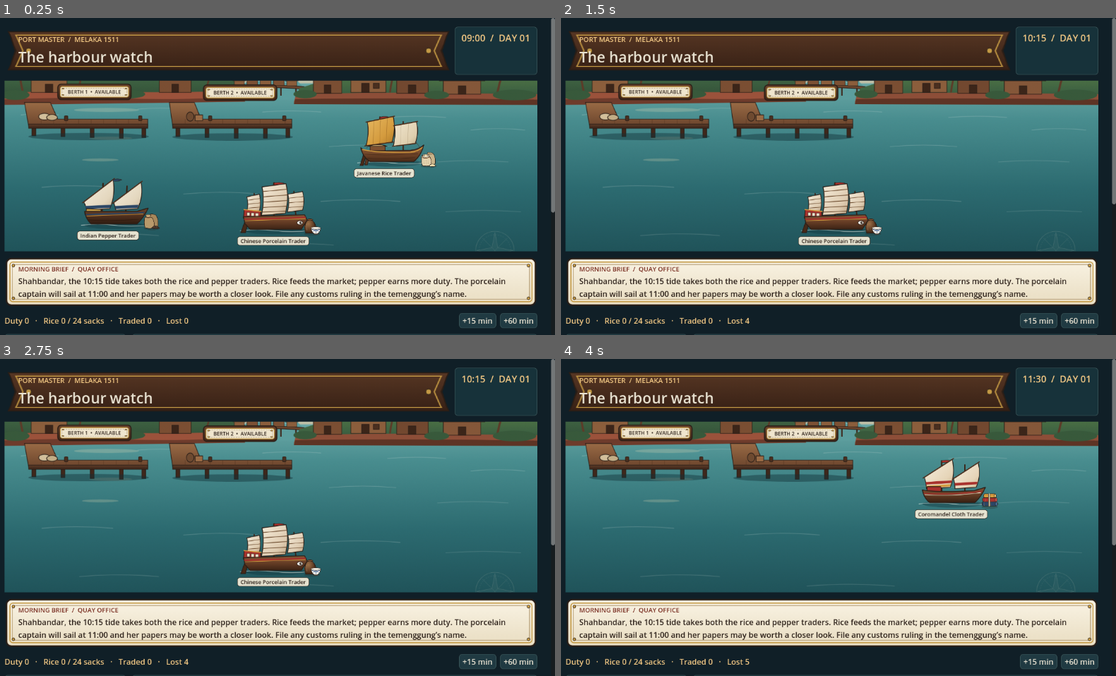
Above: before the commit, frames 1-4 (two rows, left to right).
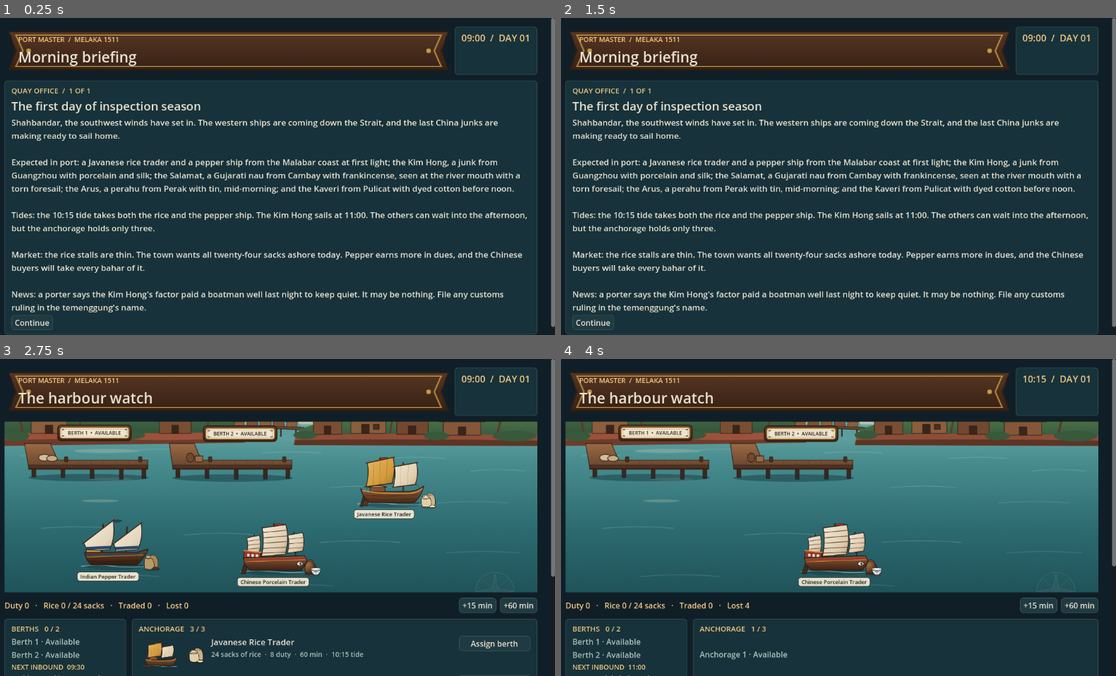
Above: after the commit, the same moments.

Repository: amylhk/port-master
Game: Godot game, scene res://scenes/harbour.tscn
Two runs of this game, one before a commit and one after it. Both use one fixed random seed, a clock stepped at 60 frames per second and the inputs below.
Inputs (mouse positions are in pixels of both pictures, inside the frame that each line leads up to):
- Up to frame 1 (0.25 s): no input
- Up to frame 2 (1.5 s): click (1038, 319) at 0.5 s, where only the run before the commit has a clickable "+15 min"; click (1077, 319) at 1.25 s, where only the run before the commit has a clickable "+60 min"
- Up to frame 3 (2.75 s): click (33, 663) at 2 s, where only the run after the commit has a clickable "Continue"
- Up to frame 4 (4 s): click "+15 min" at 2.75 s; click "+60 min" at 3.5 s

The runs differ from the first frame. In frame 1, 68% of the frame differs, in the area x 0-100%, y 10-100%; in frame 2, 68%, in the area x 0-100%, y 5-100%; in frame 3, 19%; in frame 4, 19%.

Commit message:
Play morning briefings from settled outcomes and fix unsupported flags
Co-Authored-By: Amy Lui <amyluihokwan@gmail.com>

Diff:
--- a/scripts/harbour.gd
+++ b/scripts/harbour.gd
@@ -84,19 +84,19 @@
     var heading := _panel(header, _scenario_art("banner"))
     heading.get_parent().size_flags_horizontal = Control.SIZE_EXPAND_FILL
     _label(heading, "PORT MASTER  /  MELAKA 1511", 14, GOLD)
-    var event := day.current_event()
+    var story := day.current_story()
     var heading_text := "The harbour watch"
     if inspecting:
         heading_text = "Detailed Inspection"
-    elif not event.is_empty():
-        heading_text = "Evening at the port"
+    elif not story.is_empty():
+        heading_text = "Evening at the port" if day.closed() else "Morning briefing"
     _label(heading, heading_text, 30)
     var watch := _panel(header)
     _label(watch, "%s  /  DAY %02d" % [PortDay.clock(day.minute_of_day), day.day_number], 19, GOLD)
     if inspecting:
         _render_inspection()
-    elif not event.is_empty():
-        _render_evening(event)
+    elif not story.is_empty():
+        _render_story(story)
     elif day.closed():
         _render_settlement()
     else:
@@ -105,10 +105,11 @@
 
 func _render_harbour() -> void:
     _render_view()
-    var paper := _texture(_scenario_art("panel")) != null
-    var brief := _panel(content, _scenario_art("panel"))
-    _label(brief, "MORNING BRIEF  /  QUAY OFFICE", 13, PAPER_RED if paper else GOLD)
-    _label(brief, day.scenario["briefing"], 16, PAPER_INK if paper else INK, true)
+    if day.story_queue.is_empty():
+        var paper := _texture(_scenario_art("panel")) != null
+        var brief := _panel(content, _scenario_art("panel"))
+        _label(brief, "MORNING BRIEF  /  QUAY OFFICE", 13, PAPER_RED if paper else GOLD)
+        _label(brief, day.scenario["briefing"], 16, PAPER_INK if paper else INK, true)
     var controls := HBoxContainer.new()
     controls.add_theme_constant_override("separation", 8)
     content.add_child(controls)
@@ -315,7 +316,7 @@
     _label(report, "Rice target met." if shortfall == 0 else "Market shortage: %d rice sacks." % shortfall, 17)
     if not day.ruling_note.is_empty():
         _label(report, day.ruling_note, 16, MUTED, true)
-    if not day.evening_queue.is_empty() and day.evening_index == -1:
+    if not day.story_queue.is_empty() and day.story_index == -1:
         _button(report, "Continue to evening", func() -> void:
             day.start_evening()
             _render()
@@ -329,31 +330,32 @@
     _render_log(true)
 
 
-func _render_evening(event: Dictionary) -> void:
+func _render_story(story: Dictionary) -> void:
     var panel := _panel(content)
-    _label(panel, "EVENING EVENT  /  %d OF %d" % [day.evening_index + 1, day.evening_queue.size()], 15, GOLD)
-    _label(panel, event["title"], 24, INK, true)
-    _label(panel, event["body"], 17, INK, true)
-    if not day.evening_outcome.is_empty():
-        _label(panel, day.evening_outcome["label"], 18, GOLD, true)
-        _label(panel, day.evening_outcome["outcome_text"], 17, INK, true)
-        var effects: Dictionary = day.evening_outcome["effects"]
+    var phase := "EVENING EVENT" if day.closed() else "QUAY OFFICE"
+    _label(panel, "%s  /  %d OF %d" % [phase, day.story_index + 1, day.story_queue.size()], 15, GOLD)
+    _label(panel, story["title"], 24, INK, true)
+    _label(panel, story["body"], 17, INK, true)
+    if not day.story_outcome.is_empty():
+        _label(panel, day.story_outcome["label"], 18, GOLD, true)
+        _label(panel, day.story_outcome["outcome_text"], 17, INK, true)
+        var effects: Dictionary = day.story_outcome["effects"]
         _label(panel, "Duty %+d   ·   Supply %+d   ·   Reputation %+d" % [
             int(effects.get("duty", 0)), int(effects.get("supply", 0)), int(effects.get("reputation", 0))
         ], 16, GOLD, true)
-    var choices: Array = event.get("choices", [])
-    if choices.is_empty() or not day.evening_outcome.is_empty():
+    var choices: Array = story.get("choices", [])
+    if choices.is_empty() or not day.story_outcome.is_empty():
         _button(panel, "Continue", func() -> void:
-            day.continue_evening()
+            day.continue_story()
             _render()
         ).size_flags_horizontal = Control.SIZE_SHRINK_BEGIN
     else:
         for choice in choices:
-            _button(panel, choice["label"], _choose_evening.bind(choice["id"])).size_flags_horizontal = Control.SIZE_SHRINK_BEGIN
-
-
-func _choose_evening(choice_id: String) -> void:
-    day.choose_evening(choice_id)
+            _button(panel, choice["label"], _choose_story.bind(choice["id"])).size_flags_horizontal = Control.SIZE_SHRINK_BEGIN
+
+
+func _choose_story(choice_id: String) -> void:
+    day.choose_story(choice_id)
     _render()
 
 
--- a/scripts/port_day.gd
+++ b/scripts/port_day.gd
@@ -4,6 +4,12 @@
 const ANCHORAGE_CAPACITY := 3
 const INSPECTION_DIR := "res://data/inspections"
 const EVENT_DIR := "res://data/events"
+const BRIEFING_DIR := "res://data/briefings"
+const BRIEFING_FLAG_SOURCES := {
+    "rice_short_yesterday": "rice_target_missed",
+    "ship_lost_yesterday": "ship_lost",
+    "major_fraud_ruled_yesterday": "major_fraud_ruled",
+}
 
 var scenario: Dictionary
 var inspections: Dictionary
@@ -25,10 +31,12 @@
 var supply := 0
 var reputation := 0
 var flags := {}
+var briefing_flags := {}
 var events: Array[Dictionary] = []
-var evening_queue: Array[Dictionary] = []
-var evening_index := -1
-var evening_outcome := {}
+var briefings: Array[Dictionary] = []
+var story_queue: Array[Dictionary] = []
+var story_index := 0
+var story_outcome := {}
 
 var _opening_supply := 0
 var _opening_reputation := 0
@@ -66,13 +74,19 @@
                 return false
         loaded[case_id] = inspection
     inspections = loaded
-    events.clear()
-    for filename in DirAccess.get_files_at(EVENT_DIR):
+    events = _load_stories(EVENT_DIR)
+    briefings = _load_stories(BRIEFING_DIR)
+    return true
+
+
+func _load_stories(directory: String) -> Array[Dictionary]:
+    var stories: Array[Dictionary] = []
+    for filename in DirAccess.get_files_at(directory):
         if filename.ends_with(".json"):
-            var event := _read_data(EVENT_DIR.path_join(filename))
-            if not event.is_empty():
-                events.append(event)
-    return true
+            var story := _read_data(directory.path_join(filename))
+            if not story.is_empty():
+                stories.append(story)
+    return stories
 
 
 func reset() -> void:
@@ -92,14 +106,12 @@
     supply = _opening_supply
     reputation = _opening_reputation
     flags.clear()
-    evening_queue.clear()
-    evening_index = -1
-    evening_outcome = {}
+    _queue_stories(briefings, briefing_flags, 0)
     _arrivals()
 
 
 func berth(ship_id: String, inspect: bool) -> void:
-    if closed() or not pending_case.is_empty() or berths.size() >= BERTH_CAPACITY:
+    if closed() or not current_story().is_empty() or not pending_case.is_empty() or berths.size() >= BERTH_CAPACITY:
         return
     for i in waiting.size():
         var ship := waiting[i]
@@ -128,6 +140,7 @@
     pending_case = {}
     var truth: Dictionary = inspection_for(ship)["hidden_truth"]
     var supported: bool = ruling_id == truth["ruling_id"] and reason_id == truth["reason_id"]
+    var outcome := ruling_id
     if ruling_id == "hold":
         berths.erase(ship)
         if supported:
@@ -142,9 +155,13 @@
     elif supported:
         ship["extra_duty"] = int(truth["extra_duty"])
         ruling_note = truth["success"]
+        flags["any_ruling_amended"] = true
+        if ruling_id == "major_fraud":
+            flags["major_fraud_ruled"] = true
     else:
         ruling_note = truth["unsupported"]
-    _record_ruling(ship, ruling_id)
+        outcome = "clear"
+    _record_ruling(ship, outcome)
     _log(ruling_note)
 
 
@@ -156,22 +173,20 @@
             flags[case_id + "_cleared"] = true
         "hold":
             flags[case_id + "_held"] = true
-        "minor_fault", "major_fraud":
-            flags["any_ruling_amended"] = true
-
-
-func event_matches(event: Dictionary) -> bool:
-    if event.has("day"):
-        var target: Variant = event["day"]
+
+
+func story_matches(story: Dictionary, required_flags: Dictionary) -> bool:
+    if story.has("day"):
+        var target: Variant = story["day"]
         if not (target is float or target is int) or target != day_number:
             return false
-    elif not _trigger_matches(event.get("trigger", "")):
-        return false
-    var requirements: Variant = event.get("requires", [])
+    elif not _trigger_matches(story.get("trigger", "")):
+        return false
+    var requirements: Variant = story.get("requires", [])
     if not requirements is Array:
         return false
     for flag in requirements:
-        if not flags.has(flag):
+        if not required_flags.has(flag):
             return false
     return true
 
@@ -193,49 +208,62 @@
     return false
 
 
+func _queue_stories(stories: Array[Dictionary], required_flags: Dictionary, first_index: int) -> void:
+    story_queue.clear()
+    story_index = first_index
+    story_outcome = {}
+    for story in stories:
+        if story_matches(story, required_flags):
+            story_queue.append(story)
+
+
 func start_evening() -> void:
-    if evening_index == -1 and not evening_queue.is_empty():
-        evening_index = 0
-
-
-func current_event() -> Dictionary:
-    if evening_index >= 0 and evening_index < evening_queue.size():
-        return evening_queue[evening_index]
+    if closed() and story_index == -1 and not story_queue.is_empty():
+        story_index = 0
+
+
+func current_story() -> Dictionary:
+    if story_index >= 0 and story_index < story_queue.size():
+        return story_queue[story_index]
     return {}
 
 
-func choose_evening(choice_id: String) -> void:
-    if not evening_outcome.is_empty():
-        return
-    for choice in current_event().get("choices", []):
+func choose_story(choice_id: String) -> void:
+    if not story_outcome.is_empty():
+        return
+    for choice in current_story().get("choices", []):
         if choice["id"] == choice_id:
             var effects: Dictionary = choice["effects"]
             duty += int(effects.get("duty", 0))
             supply += int(effects.get("supply", 0))
             reputation += int(effects.get("reputation", 0))
-            evening_outcome = choice
+            story_outcome = choice
             return
 
 
-func continue_evening() -> void:
-    var event := current_event()
-    if event.is_empty() or (not event.get("choices", []).is_empty() and evening_outcome.is_empty()):
-        return
-    evening_outcome = {}
-    evening_index += 1
+func continue_story() -> void:
+    var story := current_story()
+    if story.is_empty() or (not story.get("choices", []).is_empty() and story_outcome.is_empty()):
+        return
+    story_outcome = {}
+    story_index += 1
 
 
 func begin_next_day() -> void:
-    if not closed() or (not evening_queue.is_empty() and evening_index < evening_queue.size()):
+    if not closed() or (not story_queue.is_empty() and story_index < story_queue.size()):
         return
     day_number += 1
+    briefing_flags.clear()
+    for flag in BRIEFING_FLAG_SOURCES:
+        if flags.has(BRIEFING_FLAG_SOURCES[flag]):
+            briefing_flags[flag] = true
     _opening_supply = supply
     _opening_reputation = reputation
     reset()
 
 
 func advance(minutes: int) -> void:
-    if pending_case.is_empty():
+    if pending_case.is_empty() and current_story().is_empty():
         _advance_clock(minutes)
 
 
@@ -297,9 +325,7 @@
         if closed():
             _log("The harbour is closed.")
             flags["rice_target_met" if rice >= int(scenario["rice_target"]) else "rice_target_missed"] = true
-            for event in events:
-                if event_matches(event):
-                    evening_queue.append(event)
+            _queue_stories(events, flags, -1)
         else:
             _arrivals()
 
--- a/tests/stage_a.gd
+++ b/tests/stage_a.gd
@@ -21,8 +21,13 @@
         return
     _expect(inspection["title"] == "The jars from Guangzhou", "main scene loads the authored inspection")
     _expect(day.manual["entries"].size() == 11, "main scene loads all authored manual entries")
+    _expect(day.events.size() == 14, "main scene loads all authored evening events")
+    _expect(day.briefings.size() == 9 and day.current_story().get("id") == "day_01_turn_of_the_monsoon",
+        "main scene loads all briefings and shows the fixed day-1 briefing before play")
+    harbour._advance(60)
+    _expect(day.minute_of_day == int(day.scenario["start_minute"]), "the harbour clock waits for the briefing")
+    _press(harbour, "Continue")
     _check_art(harbour, day)
-    _expect(day.events.size() == 14, "main scene loads all authored evening events")
 
     _expect(day.waiting.size() == 3, "morning harbour has three waiting ships")
     harbour._berth("rice", false)
@@ -41,6 +46,7 @@
     _expect(day.completed == 3 and day.duty == 42, "cleared porcelain trades exactly on the deadline")
 
     harbour._restart()
+    _press(harbour, "Continue")
     harbour._berth("rice", false)
     harbour._berth("porcelain", true)
     _expect(day.minute_of_day == 585 and day.berths[0]["remaining"] == 15, "one fixed inspection cost advances the other berth")
@@ -57,6 +63,7 @@
     harbour._rule()
     _expect(day.flags.has("case_001_major_fraud") and day.flags.has("any_ruling_amended"),
         "filing an amendment records the case and day flags")
+    _expect(day.flags.has("major_fraud_ruled"), "a supported Major Fraud ruling records the briefing source flag")
     _expect(day.recovered_duty == 0, "the weighing fee is credited only when trade completes")
     harbour._advance(60)
     _expect(day.rice == 24 and day.lost == 1 and day.duty == 38 and day.recovered_duty == 18, "correct proof recovers duty at the cost of the pepper tide")
@@ -64,22 +71,28 @@
     _expect(day.closed() and day.waiting.is_empty() and day.berths.is_empty(), "the closing ledger follows a finite port day")
     _expect(day.flags.has("rice_target_met") and not day.flags.has("rice_target_missed"),
         "closing with enough rice records only the met flag")
-    _expect(day.evening_queue.back()["id"] == "ev_rice_market_thanks", "meeting the target queues the thanks event")
-
-    harbour._restart()
+    _expect(day.story_queue.back()["id"] == "ev_rice_market_thanks", "meeting the target queues the thanks event")
+
+    harbour._restart()
+    _press(harbour, "Continue")
     harbour._berth("pepper", false)
     harbour._berth("porcelain", true)
     day.rule("major_fraud", "foreign_seal")
+    _expect(day.flags.has("case_001_cleared") and not day.flags.has("case_001_major_fraud")
+        and not day.flags.has("any_ruling_amended") and not day.flags.has("major_fraud_ruled"),
+        "an unsupported fraud ruling clears the case and records neither an amendment nor proven fraud")
     harbour._advance(60)
     _expect(day.rice == 0 and day.duty == 34 and day.recovered_duty == 0 and day.lost == 1, "ruling fraud with the wrong evidence recovers nothing")
 
     harbour._restart()
+    _press(harbour, "Continue")
     harbour._berth("porcelain", true)
     day.rule("hold", "foreign_seal")
     _expect(day.lost == 1 and day.berths.is_empty(), "an unjustified hold forfeits the porcelain sale")
     _expect(day.flags.has("case_001_hold") and day.flags.has("case_001_held"), "holds record both flag spellings")
 
     harbour._restart()
+    _press(harbour, "Continue")
     harbour._advance(30)
     _expect(day.waiting.size() == 3 and day.lost == 1, "a full anchorage forfeits the next arrival")
     root.size = Vector2i(460, 960)
@@ -96,20 +109,23 @@
             day.manual["entries"].size(), inspection["id"], inspection["title"], inspection["evidence"].size(),
         ])
         print("Stage A checks passed: capacity, deadlines, trade-offs, inspection registration and proof, and closing ledger.")
-        print("Evening checks passed: 14 events, matching, choice effects, and day progression.")
+        print("Story checks passed: 14 evening events, 9 morning briefings, flag rollover, and choice effects.")
     quit(1 if failures else 0)
 
 
 func _test_story_inspection(harbour, scroll: ScrollContainer) -> void:
     var day = harbour.day
     harbour._restart()
+    _press(harbour, "Continue")
     harbour._berth("rice", false)
     harbour._advance(30)
     harbour._berth("resin", false)
     _expect(day.ruling_note == "Frankincense cleared on the declaration alone.",
         "skipping the story case names the selected cargo")
-
-    harbour._restart()
+    _expect(day.flags.has("case_004_cleared"), "clearing the story ship without inspecting records its own case")
+
+    harbour._restart()
+    _press(harbour, "Continue")
     harbour._berth("rice", false)
     harbour._advance(30)
     harbour._berth("resin", true)
@@ -122,6 +138,8 @@
     day.rule("hold", "pedir_messenger")
     _expect(day.held == 1 and day.lost == previous_lost and day.berths.is_empty(),
         "the story hold resolves the ship without losing the sale or blocking a berth")
+    _expect(day.flags.has("case_004_hold") and day.flags.has("case_004_held"),
+        "a supported hold records both spellings for its own case")
     harbour._advance(420)
     _expect("Supported holds: 1" in _label_texts(harbour.content) and day.duty == 8 and day.recovered_duty == 0,
         "the ledger records the supported hold separately and credits only the rice sale")
@@ -130,6 +148,7 @@
 func _test_late_inspections(harbour) -> void:
     var day = harbour.day
     harbour._restart()
+    _press(harbour, "Continue")
     harbour._berth("rice", false)
     harbour._berth("pepper", false)
     harbour._advance(120)
@@ -141,6 +160,8 @@
     _expect(day.inspection_for(day.pending_case).get("id") == "case_002" and day.minute_of_day == 725,
         "the cloth trader opens the Clean case for 35 minutes")
     day.rule("clear", "piece_count")
+    _expect(day.flags.has("case_003_minor_fault") and day.flags.has("case_002_cleared"),
+        "the tin amendment and cloth clearance record different case outcomes")
     harbour._advance(60)
     _expect(day.completed == 4 and day.duty == 54 and day.recovered_duty == 1,
         "the minor fault adds one duty and the correct clear releases cloth at declared duty")
@@ -181,6 +202,7 @@
         _expect(loaded, "load both scheduled inspection files")
         if loaded:
             harbour._restart()
+            _press(harbour, "Continue")
             harbour._berth("plain", true)
             _expect(day.berths.is_empty(), "ships with no case cannot be inspected")
             harbour._berth("first", true)
@@ -225,6 +247,7 @@
 func _test_reserved_rulings(day) -> void:
     for ruling in ["clear", "hold"]:
         day.reset()
+        day.continue_story()
         var truth: Dictionary = day.inspection_for(day.ship_at_anchor(2))["hidden_truth"]
         truth["ruling_id"] = ruling
         day.berth("second", true)
@@ -236,6 +259,7 @@
         else:
             _expect(day.completed == 0 and day.held == 1 and day.lost == 0 and day.duty == 0,
                 "supported hold prevents trade without loss")
+            _expect(not day.flags.has("ship_lost"), "a supported hold does not set the ship-loss flag")
 
 
 func _write_json(path: String, value: Dictionary) -> bool:
@@ -275,57 +299,71 @@
 func _check_evenings(harbour: Control) -> void:
     var day = harbour.day
     _expect(day.flags.has("ship_lost"), "losing a ship records ship_lost")
-    _expect(day.evening_queue.is_empty(), "events are not queued before closing")
-    _expect(not day.event_matches({"day": 1, "requires": ["ship_lost", "rice_target_missed"]}),
+    _expect(day.current_story().is_empty(), "events are not shown before closing")
+    _expect(not day.story_matches({"day": 1, "requires": ["ship_lost", "rice_target_missed"]}, day.flags),
         "all required flags must be present")
-    _expect(not day.event_matches({"trigger": "day>=2"}), "day 2 trigger does not match day 1")
-    _expect(not day.event_matches({"trigger": "day>=tomorrow"}), "malformed triggers do not match")
+    _expect(not day.story_matches({"trigger": "day>=2"}, day.flags), "day 2 trigger does not match day 1")
+    _expect(not day.story_matches({"trigger": "day>=tomorrow"}, day.flags), "malformed triggers do not match")
 
     harbour._advance(600)
     _expect(day.flags.has("rice_target_missed") and not day.flags.has("rice_target_met"),
         "closing with a shortfall records only the missed flag")
-    _expect(day.event_matches({"day": 1, "requires": ["ship_lost", "rice_target_missed"]}),
+    _expect(day.story_matches({"day": 1, "requires": ["ship_lost", "rice_target_missed"]}, day.flags),
         "a fixed day matches when all flags are present")
-    _expect(day.evening_queue.size() == 2 and day.current_event().is_empty(),
+    _expect(day.story_queue.size() == 2 and day.current_story().is_empty(),
         "only matching events are queued, with the ledger shown first")
     _press(harbour, "Continue to evening")
-    _expect(day.current_event().get("id") == "ev_lost_ship_agent", "the first matching event is shown")
-    day.continue_evening()
-    day.choose_evening("missing_choice")
-    _expect(day.current_event().get("id") == "ev_lost_ship_agent" and day.evening_outcome.is_empty() and day.duty == 0,
+    _expect(day.current_story().get("id") == "ev_lost_ship_agent", "the first matching event is shown")
+    day.continue_story()
+    day.choose_story("missing_choice")
+    _expect(day.current_story().get("id") == "ev_lost_ship_agent" and day.story_outcome.is_empty() and day.duty == 0,
         "an unknown or unselected choice cannot apply effects or skip an event")
     _press(harbour, "Pay the broker to write")
-    day.choose_evening("pay_broker")
-    _expect(day.evening_outcome.get("id") == "pay_broker" and day.duty == -2 and day.reputation == 1,
+    day.choose_story("pay_broker")
+    _expect(day.story_outcome.get("id") == "pay_broker" and day.duty == -2 and day.reputation == 1,
         "the selected outcome applies its effects exactly once")
     _press(harbour, "Continue")
-    _expect(day.current_event().get("id") == "ev_rice_market_petition", "continuing shows the next match")
+    _expect(day.current_story().get("id") == "ev_rice_market_petition", "continuing shows the next match")
     _press(harbour, "Promise rice the first berth tomorrow")
     _expect(day.duty == -4 and day.supply == 2 and day.reputation == 2,
         "integer duty, supply and reputation changes accumulate")
     _press(harbour, "Continue")
-    _expect(day.current_event().is_empty(), "completing the last event returns to the ledger")
+    _expect(day.current_story().is_empty(), "completing the last event returns to the ledger")
     _press(harbour, "Begin day 2")
-    _expect(day.day_number == 2 and day.flags.is_empty() and day.evening_queue.is_empty(),
+    _expect(day.day_number == 2 and day.flags.is_empty(),
         "starting the next day clears the previous day's flags and events")
     _expect(day.duty == 0 and day.supply == 2 and day.reputation == 2,
         "supply and reputation carry forward but harbour duty resets")
-    _expect(day.event_matches({"trigger": "day>=2"}) and not day.event_matches({"day": 1}),
+    _expect(day.story_matches({"trigger": "day>=2"}, day.flags) and not day.story_matches({"day": 1}, day.flags),
         "a day-2 trigger matches and fixed day-1 events no longer match")
+    _expect(day.current_story().get("id") == "day_02_rice_before_pepper"
+        and day.briefing_flags == {"rice_short_yesterday": true, "ship_lost_yesterday": true},
+        "day 2 starts with its fixed briefing and only true previous-day flags")
+    _press(harbour, "Promise no one; take ships as the tide brings them")
+    _press(harbour, "Continue")
+    _expect(day.current_story().get("id") == "rice_short", "yesterday's rice shortage queues the granary briefing")
+    _press(harbour, "Ask the treasury to open the royal granary")
+    _expect(day.story_outcome.get("id") == "open_granary" and day.duty == -2
+        and day.supply == 10 and day.reputation == 2, "morning choices apply the authored effects")
+    _press(harbour, "Continue")
+    _expect(day.current_story().get("id") == "ship_lost", "yesterday's ship loss queues its own briefing")
+    _press(harbour, "Continue")
+    _expect(day.current_story().is_empty(), "the harbour opens after the last morning briefing")
     harbour._advance(600)
-    _expect(day.evening_queue.size() == 2 and day.evening_queue[0]["id"] == "ev_boatman_tip",
+    _expect(day.story_queue.size() == 2 and day.story_queue[0]["id"] == "ev_boatman_tip",
         "day 2 queues generic events but excludes a flag from the previous day")
 
-    harbour._restart()
     day.day_number = 1
+    harbour._restart()
+    _press(harbour, "Continue")
     harbour._berth("rice", false)
     harbour._advance(600)
     _press(harbour, "Continue to evening")
     _press(harbour, "Refuse and let the matter rest")
     _press(harbour, "Continue")
-    _expect(day.current_event().get("id") == "ev_rice_market_thanks", "the event without choices is shown")
-    _press(harbour, "Continue")
-    _expect(day.current_event().is_empty(), "an event without choices advances without applying any effects")
+    _expect(day.current_story().get("id") == "ev_rice_market_thanks", "the event without choices is shown")
+    _press(harbour, "Continue")
+    _expect(day.current_story().is_empty(), "an event without choices advances without applying any effects")
     _press(harbour, "Replay the day")
     _expect(not day.closed() and day.reputation == 2, "replaying clears the current day's evening changes")
 
